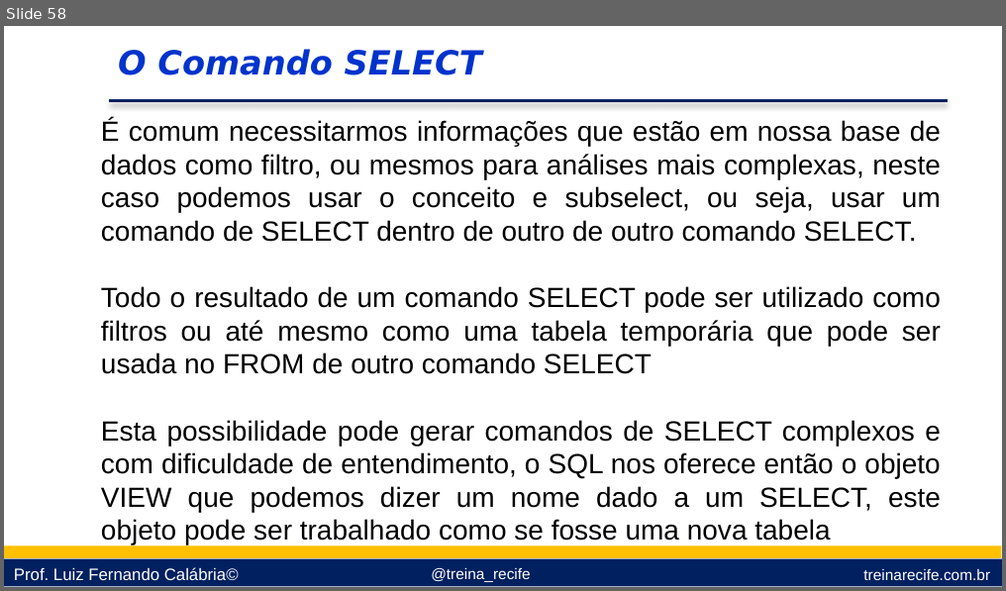
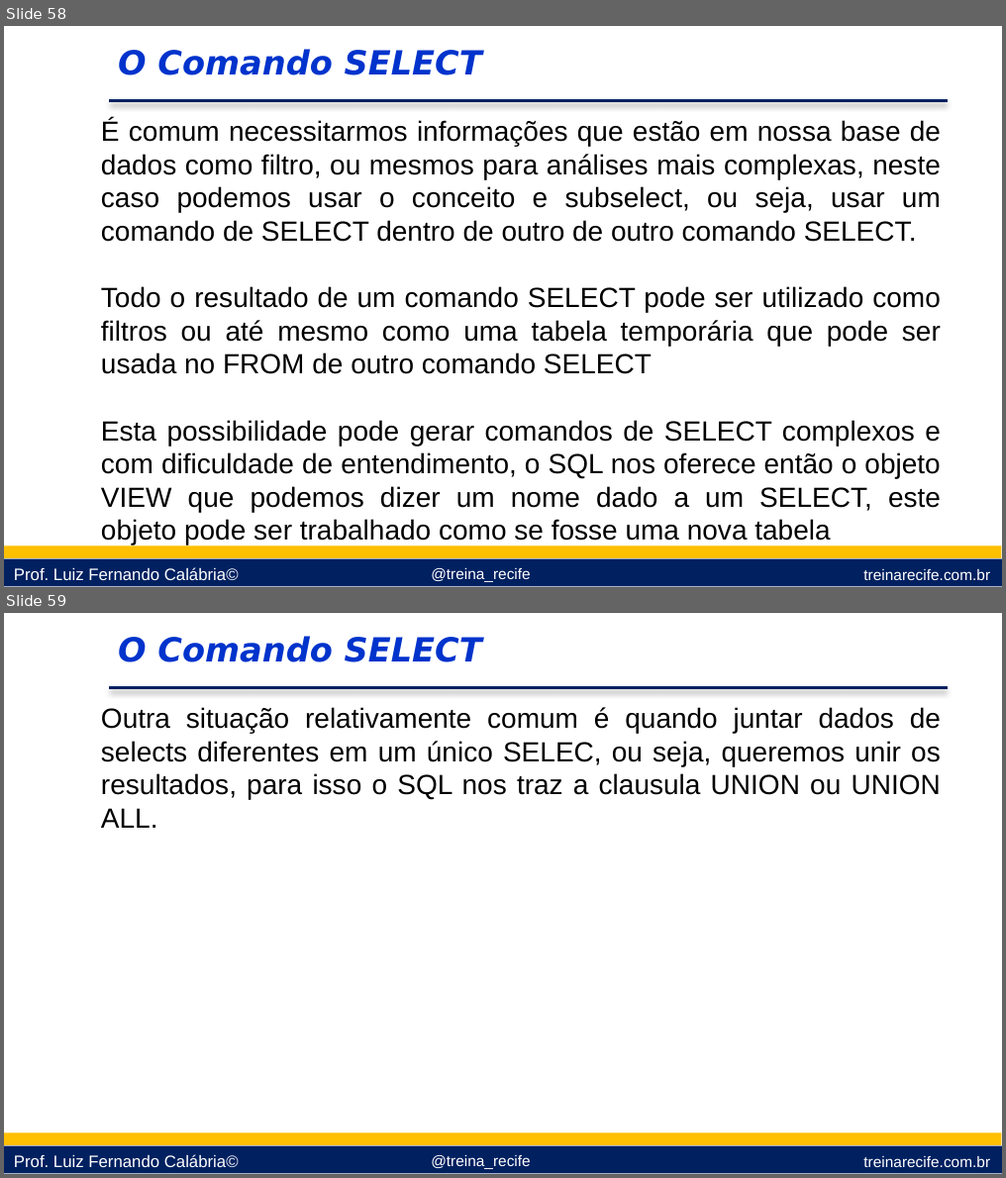
Before and after one commit to lfcalabria/sql, a slide deck: Apresentação/sql.pptx. Shown one above the other, each under a label of ours: slide 58 before the commit, slides 58 and 59 after it. The pictures are 1006x591 and 1006x1178 pixels, drawn with LibreOffice and Linux fonts; fonts in the diff are those of the drawing; background and template pictures are left out. Boxes give left, top, right and bottom in pixels: in the first picture for what was removed or moved away, otherwise in the second. Text is boxed around its words. In the diff, an @@ line names an element or a change of style, - is before the commit and + after.

```diff
--- a/Apresentação/sql.pptx
+++ b/Apresentação/sql.pptx
@@ slide 59 added at [4, 613, 1002, 1174], background #FFFFFF; not listed: 6 template elements that a slide beside it also shows @@
@@ text added at [118, 636, 482, 663], 24 pt, text #0033CC, bold, italic @@
+O Comando SELECT
@@ text added at [101, 707, 941, 828], 20 pt, text #000000 @@
+Outra situação relativamente comum é quando juntar dados de selects diferentes em um único SELEC, ou seja, queremos unir os resultados, para isso o SQL nos traz a clausula UNION ou UNION ALL.
```
